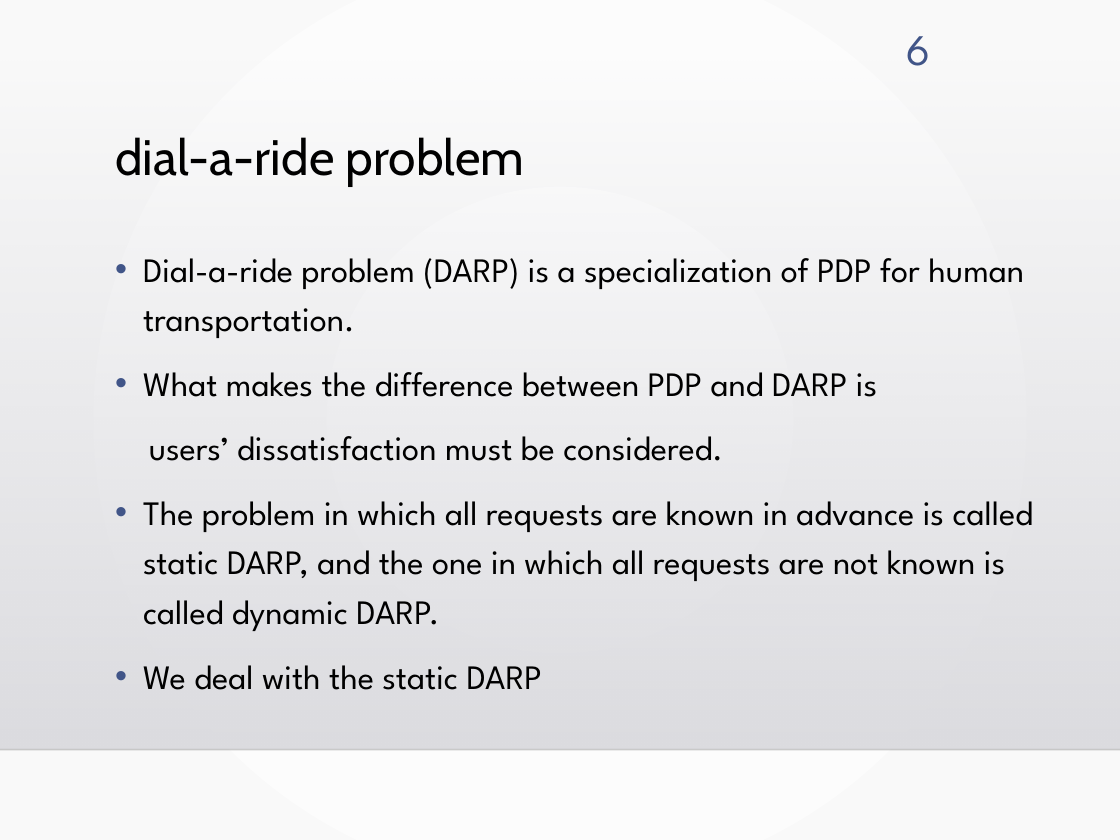
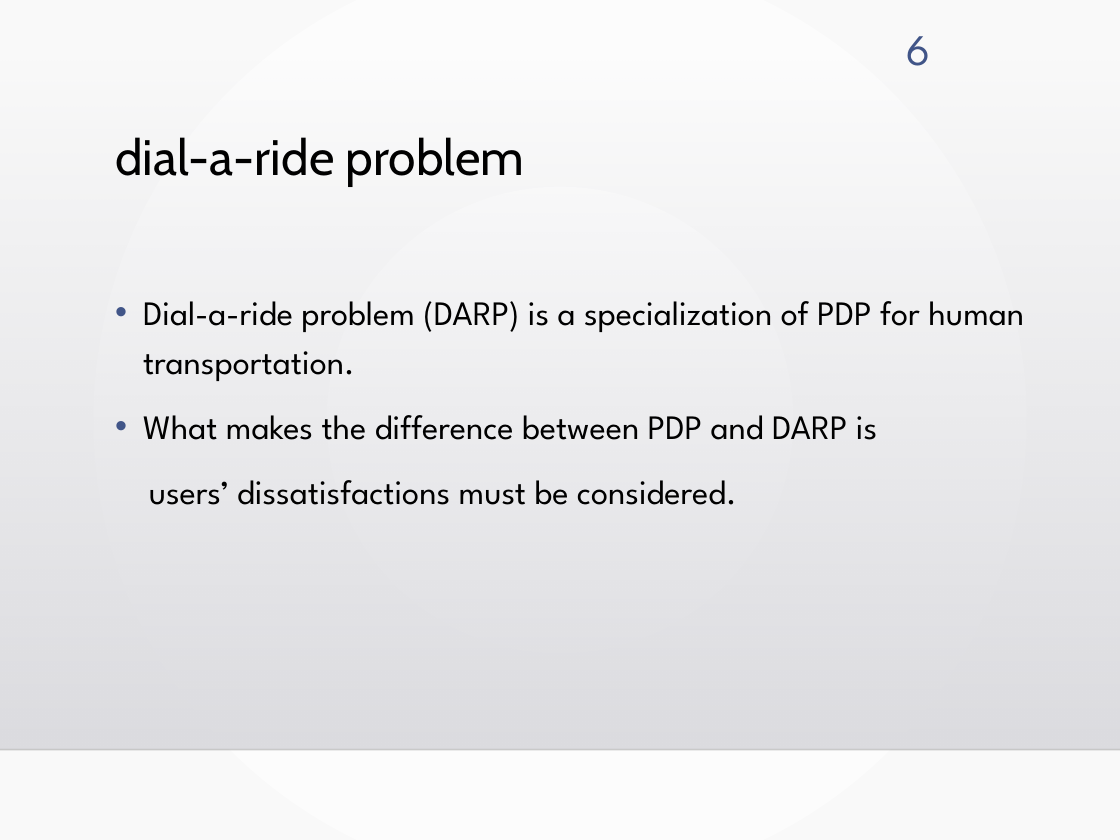
Before and after one commit to kotaro400/DARP, a slide deck: slide 6 of 中間発表_M1.pptx. Drawn at 1120x840 pixels with LibreOffice and Linux fonts; fonts in the diff are those of the drawing; background and template pictures are left out. Boxes give left, top, right and bottom in pixels: in the first picture for what was removed or moved away, otherwise in the second. Text is boxed around its words. In the diff, an @@ line names an element or a change of style, - is before the commit and + after.

```diff
--- a/中間発表_M1.pptx
+++ b/中間発表_M1.pptx
@@ text "Dial-a-ride problem (DARP) is a ...": place and size @@
-text "Dial-a-ride problem (DARP) is a ..." at [143, 258, 1034, 690]
+text "Dial-a-ride problem (DARP) is a ..." at [143, 301, 1024, 505]
@@ text at [149, 480, 737, 505]: text changed @@
-users’ dissatisfaction must be considered.
-• The problem in which all requests are known in advance is called static DARP, and the one in which all requests are not known is called dynamic DARP.
-• We deal with the static DARP
+users’ dissatisfactions must be considered.
```
Also in this commit, not shown: 1 slide added.
